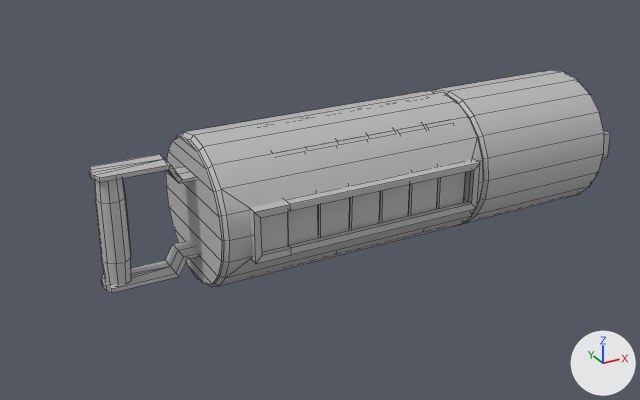
The FBX model Assets/Models/Magnet.fbx, before and after one commit.
One viewpoint serves both versions: a 50 mm lens placed at (-0.353, -0.6, 0.286), pointed at (-0.021, 0.003, -0.016). Lighting does not change. The marker at lower right points along +X, +Y and +Z. Mesh edges are drawn as thin lines. Where no turn or scale is listed for an object, it has been applied to the vertices. Vertices at the same position are counted once.

Script lines for the objects in view, before the commit:
```python
me_mesh = bpy.data.meshes.new('Mesh')
me_mesh.from_pydata(...)  # 230 vertices, 212 faces; spans x -0.157..0.157, y -0.064..0.064, z -0.062..0.062
me_mesh.materials.append(mat_lambert1)  # grey #bcbcbc
me_mesh_001 = bpy.data.meshes.new('Mesh.001')
me_mesh_001.from_pydata(...)  # 63 vertices, 80 faces; spans x -0.0139..0.0139, y -0.0577..0.0577, z -0.0601..0.0601
me_mesh_001.materials.append(mat_lambert1)  # grey #bcbcbc
me_mesh_005 = bpy.data.meshes.new('Mesh.005')
me_mesh_005.from_pydata(...)  # 63 vertices, 80 faces; spans x -0.0139..0.0139, y -0.0577..0.0577, z -0.0601..0.0601
me_mesh_005.materials.append(mat_lambert1)  # grey #bcbcbc
ob_dial1 = bpy.data.objects.new('Dial1', me_mesh_005)
ob_dial1.location = (0.0141, -0.0001, 0.0)
ob_dial5 = bpy.data.objects.new('Dial5', me_mesh_001)
ob_dial5.location = (0.0701, -0.0001, 0.0)
ob_magnet = bpy.data.objects.new('Magnet', me_mesh)
ob_magnet.location = (-0.0548, -0.0024, 0.0)
# also in view: 'Dial3' at (-0.07, 0.0, 0.0); 'MagnetExtendor' at (0.171, 0.0, 0.0); 'Dial' at (-0.014, 0.0, 0.0); 'Dial2' at (0.042, 0.0, 0.0); 'Dial4' at (-0.042, 0.0, 0.0)
```
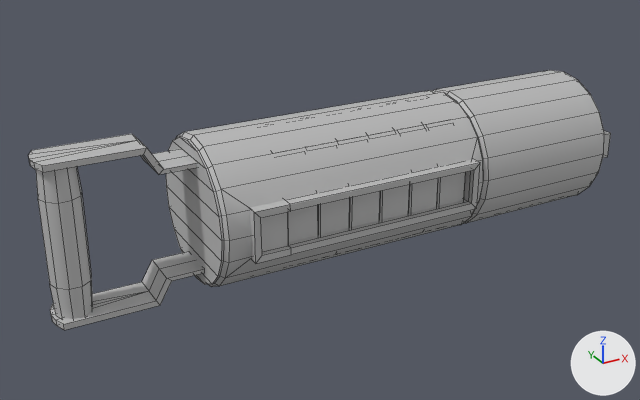
What differs and where, as boxes (x1, y1, x2, y2) in the pictures (640 x 400 px; the box of a moved part takes in the faces that stretch with it):
'Magnet', reshaped (15% wider, 18% taller): before (89, 90, 484, 293); after (29, 90, 484, 330)
part 1 of me_mesh, moved or reshaped: before (94, 178, 131, 285); after (36, 167, 93, 319)
part 2 of me_mesh, moved or reshaped: before (101, 241, 200, 293); after (50, 252, 203, 330)
part 3 of me_mesh, moved or reshaped: before (89, 154, 196, 183); after (29, 134, 197, 174)

Edits to the bpy script that builds the scene:
```text
Change me_mesh:
    where me_mesh.from_pydata(...)  # 230 vertices, 212 faces; spans x -0.157..0.157, y -0.064..0.064, z -0.062..0.062
    used by ob_magnet; location = (-0.0548, -0.0024, 0.0)
    me_mesh part 1: the loose piece of 40 vertices spanning x -0.156..-0.133, y -0.008..0.013, z -0.044..0.044 is scaled about its middle by 1.39, then moved by (-0.036, 0.0, 0.0)
    me_mesh part 2: the loose piece of 28 vertices spanning x -0.157..-0.073, y -0.01..0.015, z -0.047..-0.031 is scaled about its middle by 1.39, then moved by (-0.024, 0.0, -0.015)
    me_mesh part 3: the loose piece of 28 vertices spanning x -0.157..-0.073, y -0.01..0.015, z 0.031..0.047 is scaled about its middle by 1.39, then moved by (-0.024, 0.0, 0.015)
```
